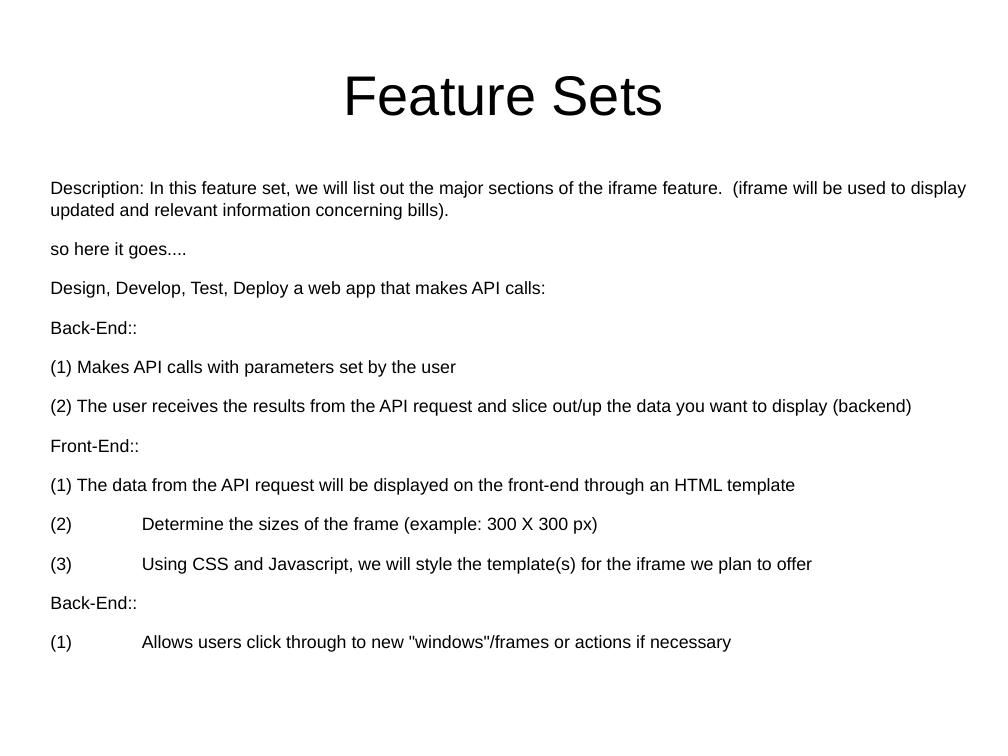
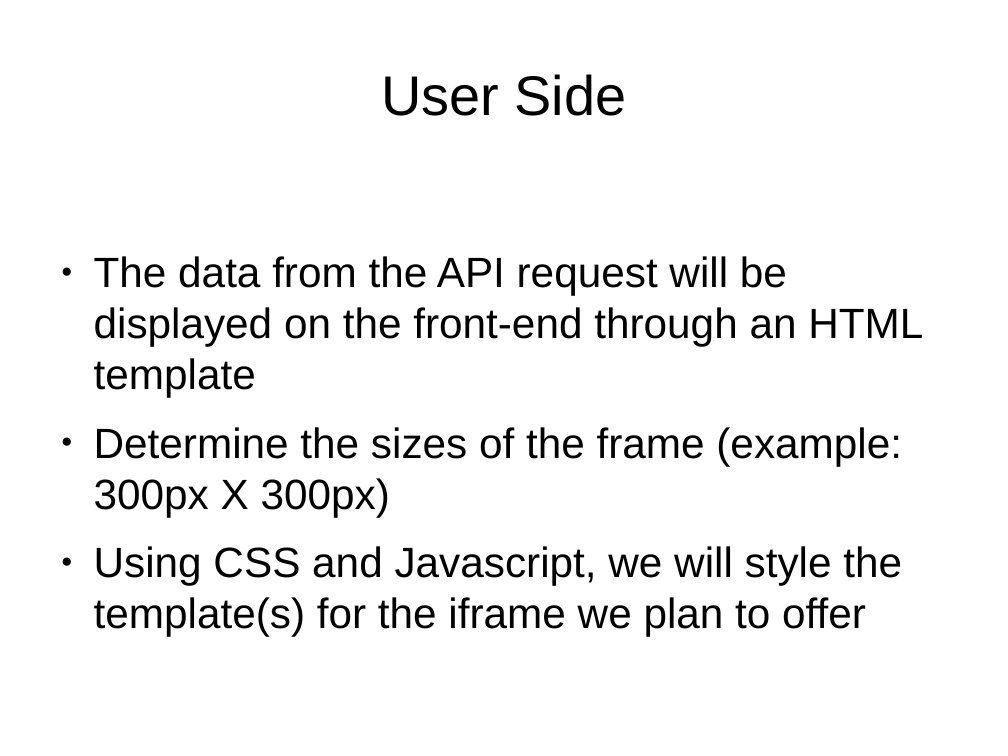
Before and after one commit to BobbyJoeSmith3/Sunlight-Community-Project, a slide deck: slide 7 of Planning/Deliverables/firstweek_deliverables_presentation.odp (slide 4 before the commit). Drawn at 1008x756 pixels with LibreOffice and Linux fonts; fonts in the diff are those of the drawing. Boxes give left, top, right and bottom in pixels: in the first picture for what was removed or moved away, otherwise in the second. Text is boxed around its words. In the diff, an @@ line names an element or a change of style, - is before the commit and + after.

Commit message:
angie's user stories, modified bill tracker stories, and added first week presentation

```diff
--- a/Planning/Deliverables/firstweek_deliverables_presentation.odp
+++ b/Planning/Deliverables/firstweek_deliverables_presentation.odp
@@ title at box(381, 74, 627, 116): text changed @@
-Feature Sets
+User Side
@@ text at box(94, 256, 923, 636): text changed; size 14 to 33.3 pt @@
-Description: In this feature set, we will list out the major sections of the iframe feature. (iframe will be used to display updated and relevant information concerning bills).
-so here it goes....
-Design, Develop, Test, Deploy a web app that makes API calls:
-Back-End::
-(1) Makes API calls with parameters set by the user
-(2) The user receives the results from the API request and slice out/up the data you want to display (backend)
-Front-End::
-(1) The data from the API request will be displayed on the front-end through an HTML template
-(2) Determine the sizes of the frame (example: 300 X 300 px)
-(3) Using CSS and Javascript, we will style the template(s) for the iframe we plan to offer
-Back-End::
-(1) Allows users click through to new "windows"/frames or actions if necessary
+● The data from the API request will be displayed on the front-end through an HTML template
+● Determine the sizes of the frame (example: 300px X 300px)
+● Using CSS and Javascript, we will style the template(s) for the iframe we plan to offer
```
Also in this commit, not shown: 2 other slides changed, 5 slides added, 4 other files.
